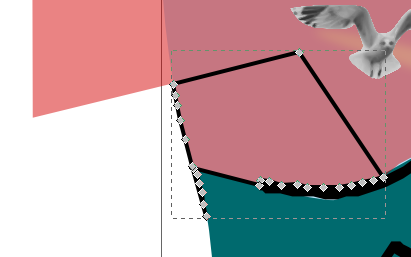
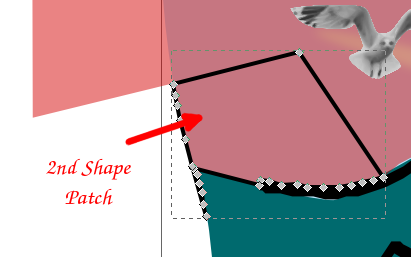
The second 411 x 257 image is a revision of the first. Changes to its layers:
added layer "Arrow -- 2nd shape" above "text -- 2nd Shape" over <box>125,112,203,146</box>
added layer "text -- 2nd Shape" above "Pasted Layer" over <box>46,158,131,205</box>
